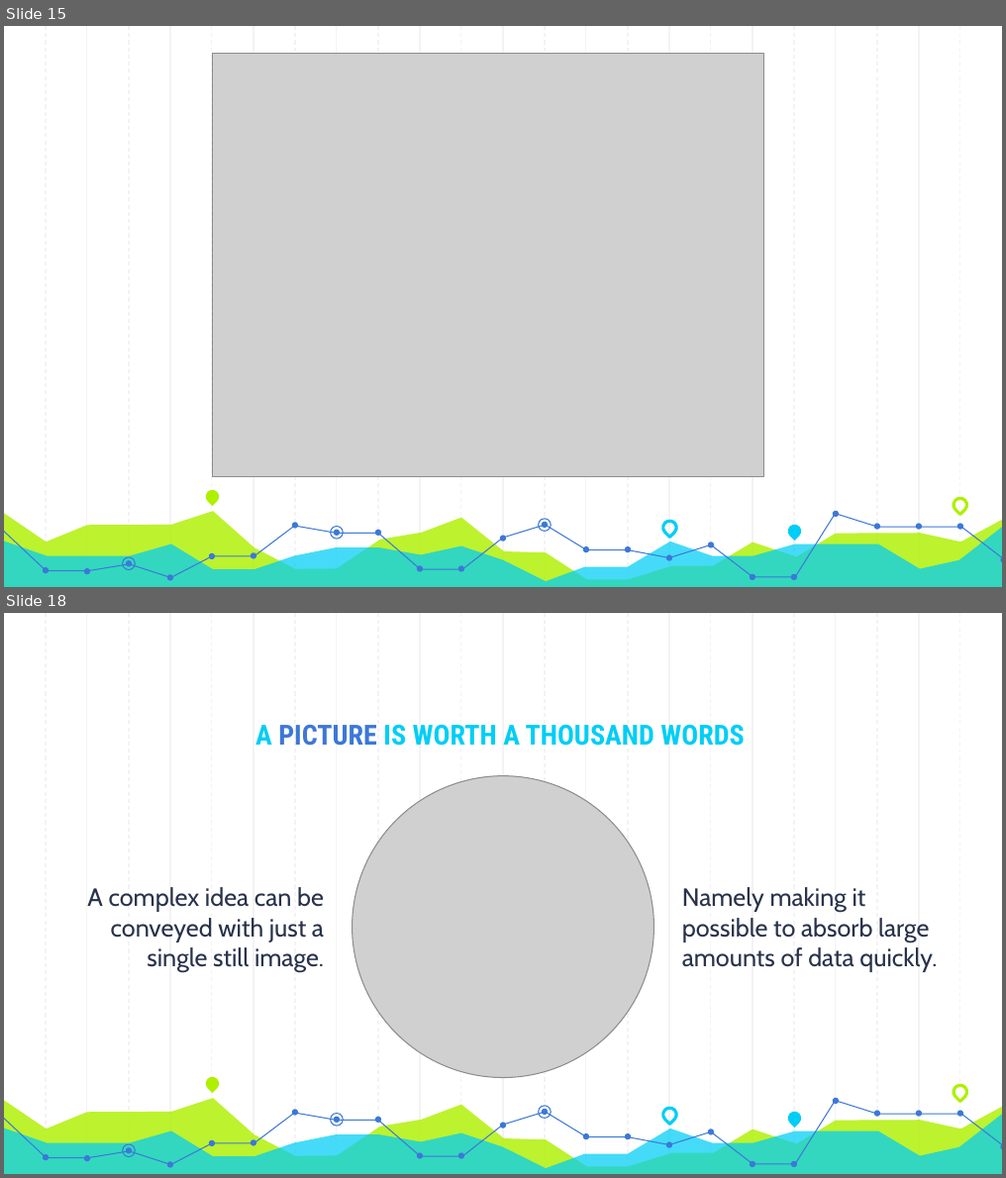
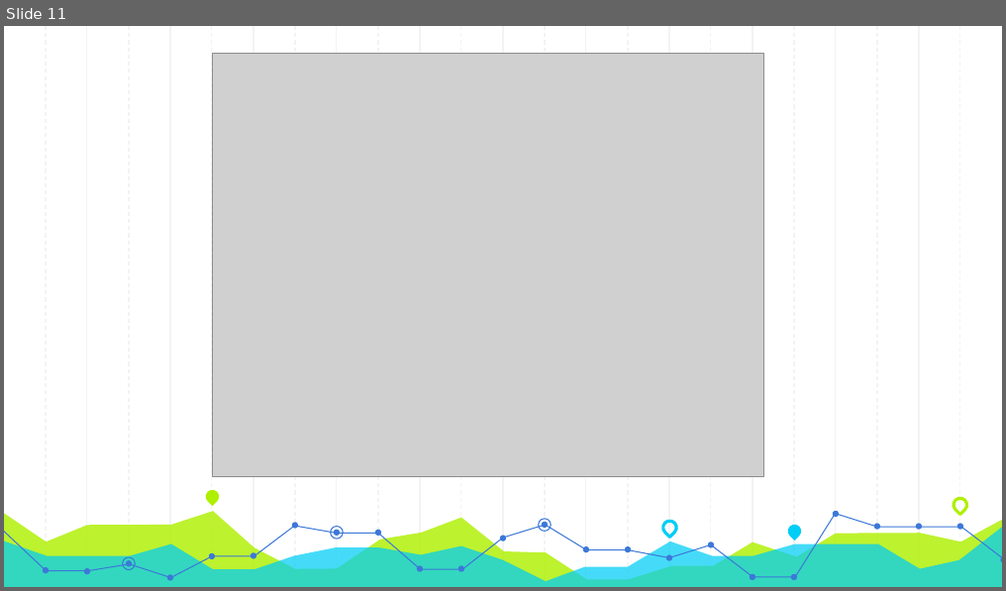
Before and after one commit to elisemoe/FLL-Team-Resources, a slide deck: Coding/Ev3-Sensors.pptx. Shown one above the other, each under a label of ours: slides 15 and 18 before the commit, slide 11 after it; the slides between them are not shown. The pictures are 1006x1178 and 1006x591 pixels, drawn with LibreOffice and Linux fonts; fonts in the diff are those of the drawing; grey boxes stand for pictures. Boxes give left, top, right and bottom in pixels: in the first picture for what was removed or moved away, otherwise in the second. Text is boxed around its words. In the diff, an @@ line names an element or a change of style, - is before the commit and + after.

```diff
--- a/Coding/Ev3-Sensors.pptx
+++ b/Coding/Ev3-Sensors.pptx
@@ slide 18 removed at [4,613,1002,1174], background #FFFFFF; not listed: 59 template elements that a slide beside it also shows @@
@@ title removed at [255,724,744,746] @@
-A PICTURE IS WORTH A THOUSAND WORDS
@@ picture removed at [352,775,653,1077] @@
@@ text removed at [87,887,324,972] @@
-A complex idea can be conveyed with just a single still image.
@@ text removed at [682,887,937,972] @@
-Namely making it possible to absorb large amounts of data quickly.
@@ what was slide 15 is now slide 11 @@
```
Also in this commit, not shown: 4 slides changed, 14 other slides removed, 3 other files.
